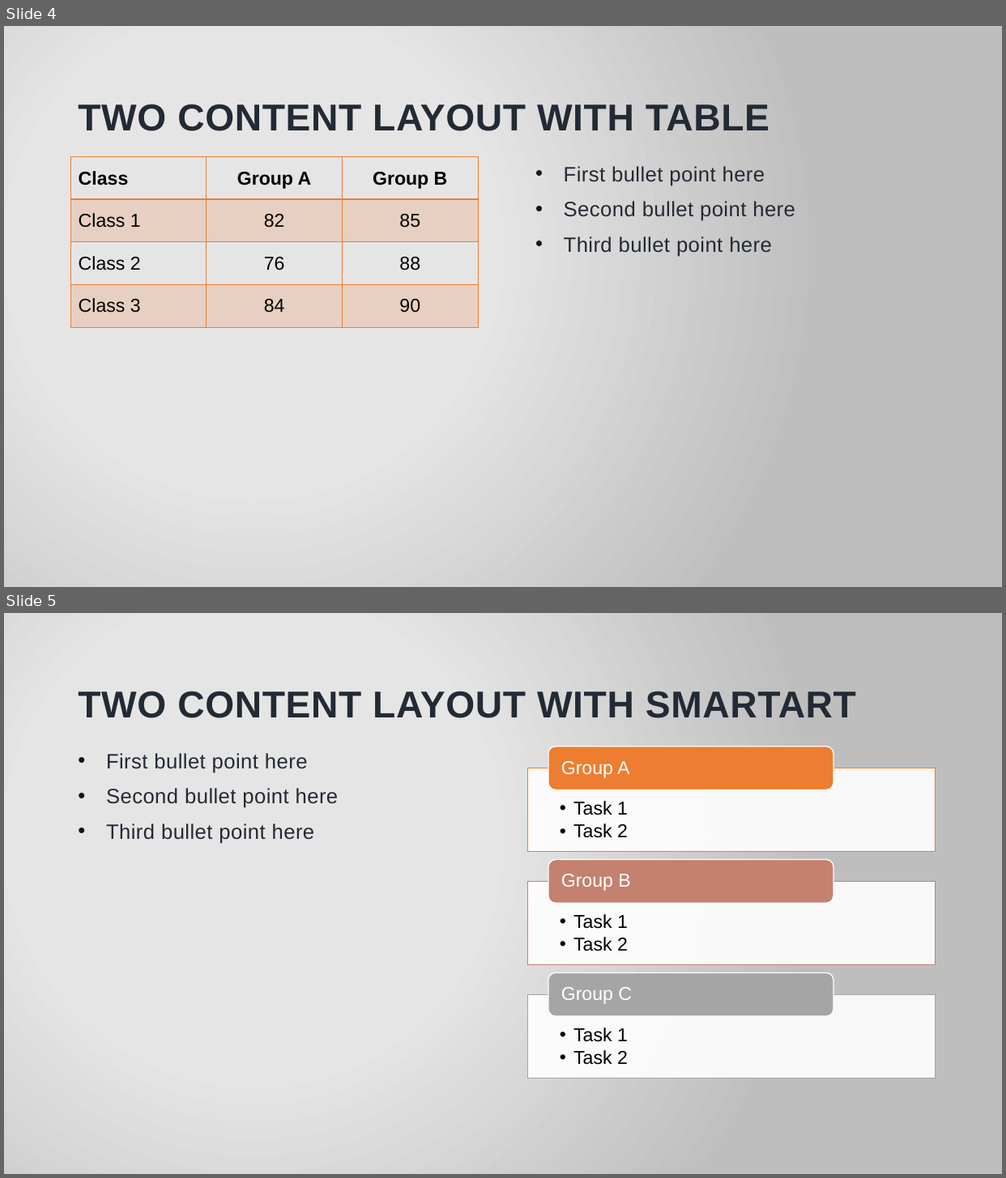
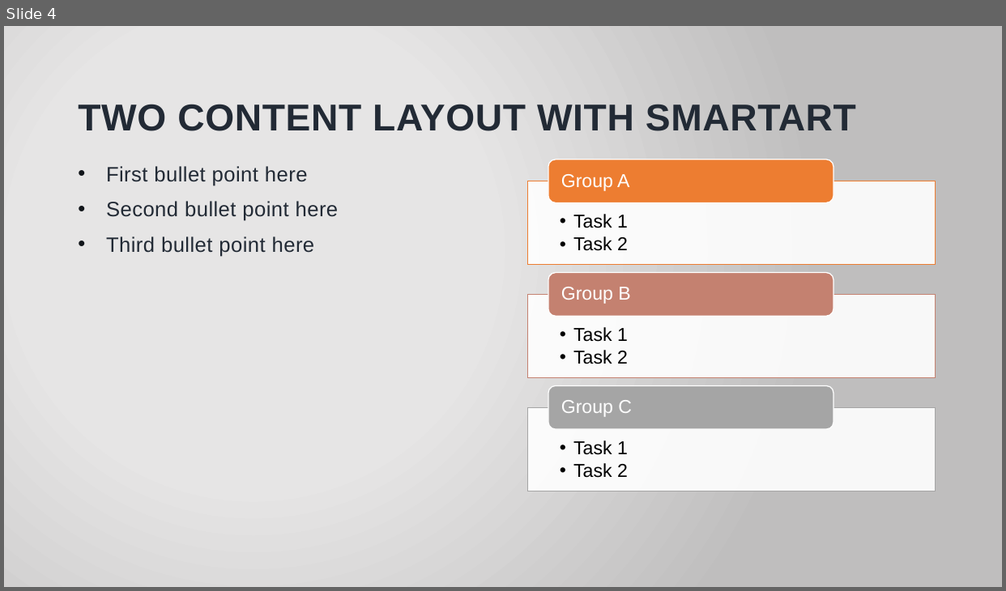
Before and after one commit to drickweed/course, a slide deck: Computer network/one - high level view.pptx. Shown one above the other, each under a label of ours: slides 4 and 5 before the commit, slide 4 after it. The pictures are 1006x1178 and 1006x591 pixels, drawn with LibreOffice and Linux fonts; fonts in the diff are those of the drawing; background and template pictures are left out. Boxes give left, top, right and bottom in pixels: in the first picture for what was removed or moved away, otherwise in the second. Text is boxed around its words. In the diff, an @@ line names an element or a change of style, - is before the commit and + after.

```diff
--- a/Computer network/one - high level view.pptx
+++ b/Computer network/one - high level view.pptx
@@ slide 4 removed at bbox=[4, 26, 1002, 587], background picture (left out) @@
@@ title removed at bbox=[78, 104, 769, 131] @@
-TWO CONTENT LAYOUT WITH TABLE
@@ table removed at bbox=[70, 157, 477, 327], 4 rows, 3 columns @@
-Class | Group A | Group B
-Class 1 | 82 | 85
-Class 2 | 76 | 88
-Class 3 | 84 | 90
@@ text removed at bbox=[564, 166, 795, 257] @@
-• First bullet point here
-• Second bullet point here
-• Third bullet point here
@@ what was slide 5 is now slide 4 @@
```
Also in this commit, not shown: 2 slides changed, 1 slide added, 1 other slide removed, 27 other files.
